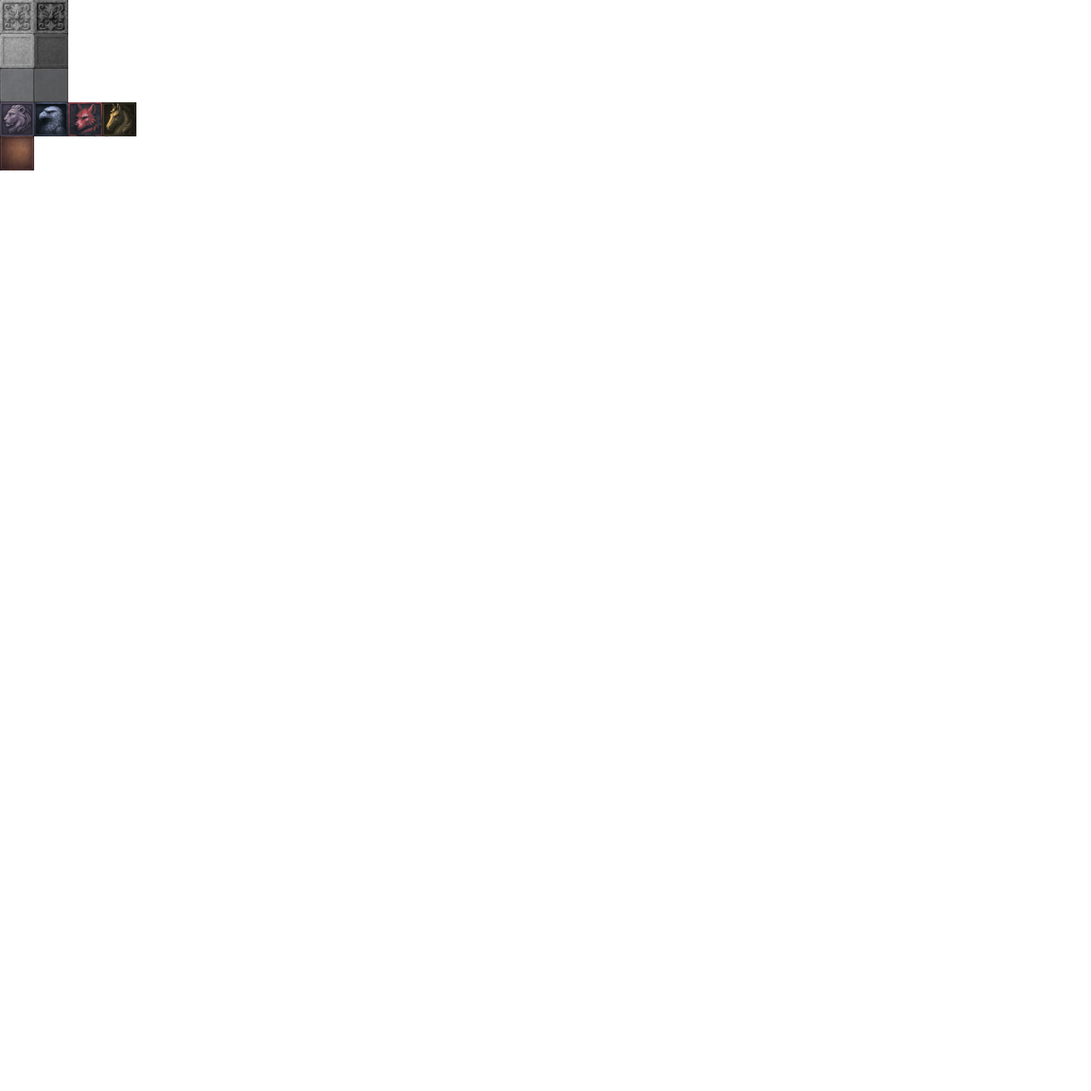
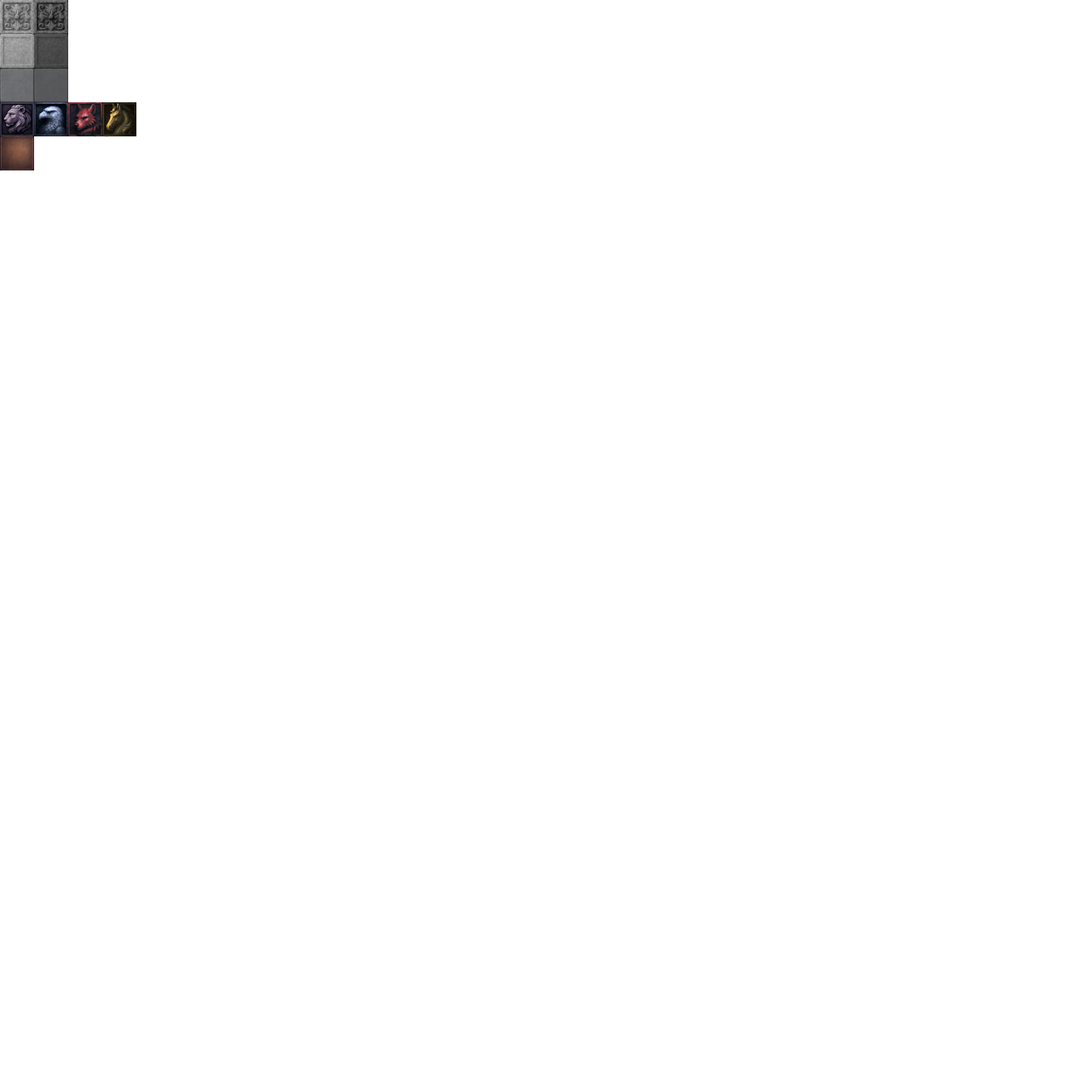
Layers edited between the first and the second (1091, 1091) image:
painted on "Layer" over [0, 102, 137, 137]
